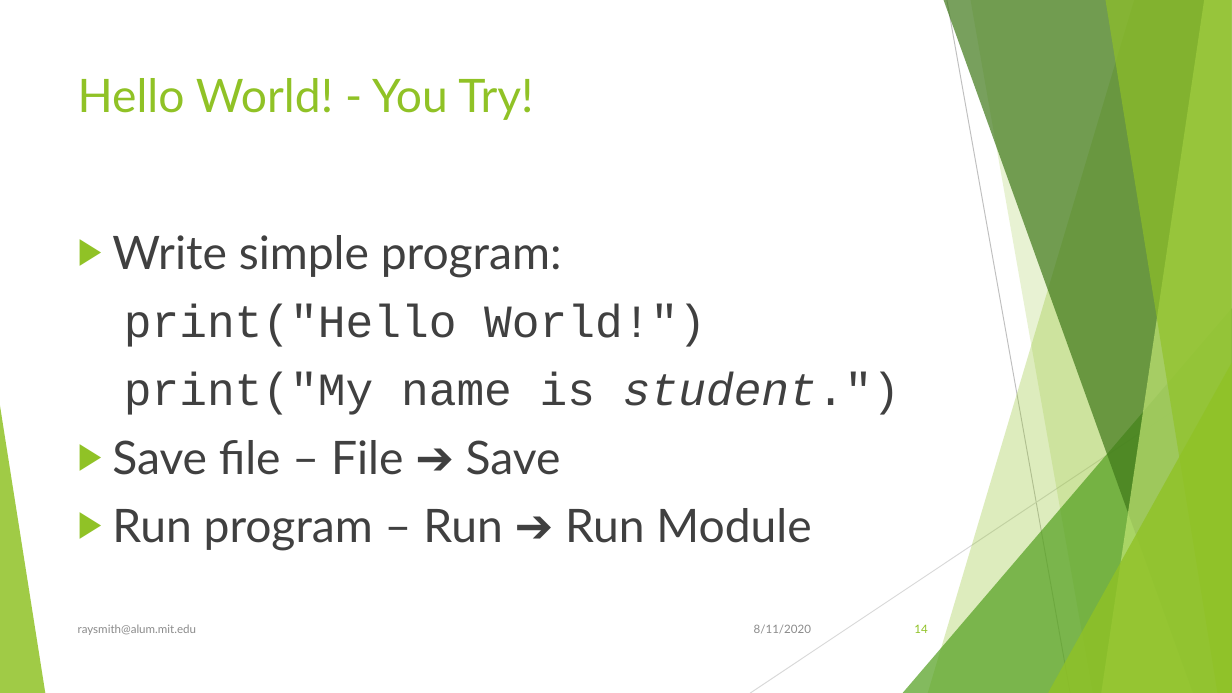
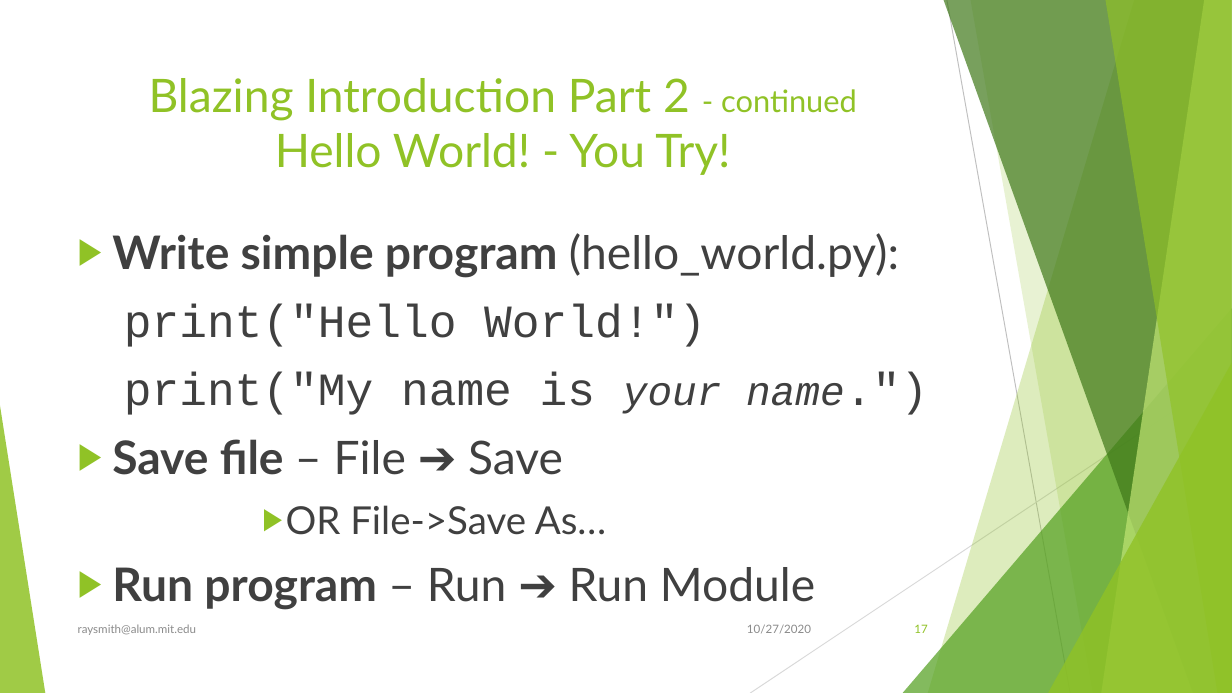
Before and after one commit to raysmith619/Introduction-To-Programming, a slide deck: slide 17 of Docs/Introduction to Proramming Using Python.pptx (slide 14 before the commit). Drawn at 1232x693 pixels with LibreOffice and Linux fonts; fonts in the diff are those of the drawing. Boxes give left, top, right and bottom in pixels: in the first picture for what was removed or moved away, otherwise in the second. Text is boxed around its words. In the diff, an @@ line names an element or a change of style, - is before the commit and + after.

```diff
--- a/Docs/Introduction to Proramming Using Python.pptx
+++ b/Docs/Introduction to Proramming Using Python.pptx
@@ title at <box>149,78,857,175</box>: text changed @@
-Hello World! - You Try!
+Blazing Introduction Part 2 - continued
+Hello World! - You Try!
@@ text at <box>112,233,899,278</box>: text changed; bold on @@
-▶ Write simple program:
+▶ Write simple program (hello_world.py):
@@ text at <box>124,372,845,415</box>: text changed @@
-  print("My name is student.")
+  print("My name is your name.")
@@ text at <box>112,439,815,610</box>: bold on in "Save file", "Run program" @@
@@ text at <box>286,505,607,535</box>: paragraph added @@
+        ▶ OR File->Save As…
@@ text at <box>747,624,811,633</box>: text changed @@
-8/11/2020
+10/27/2020
@@ page number at <box>914,624,927,633</box>: text changed @@
-14
+17
```
Also in this commit, not shown: 106 other slides changed, 23 slides added, 2 slides removed, 1 other file.
